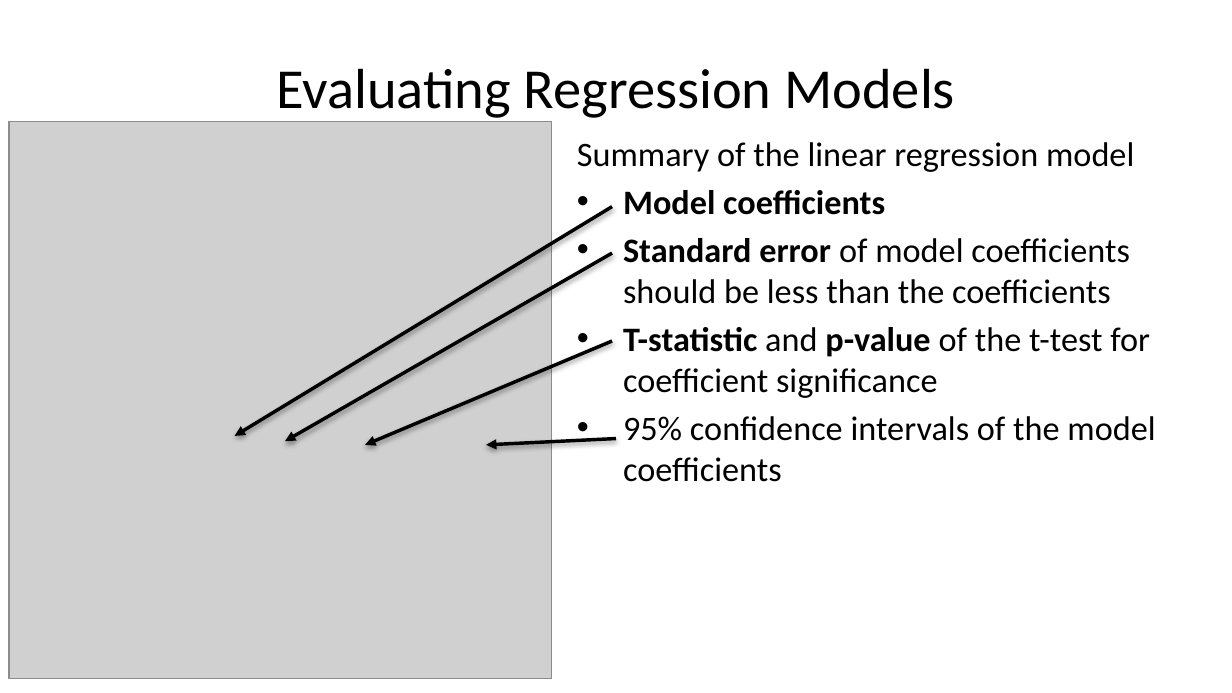
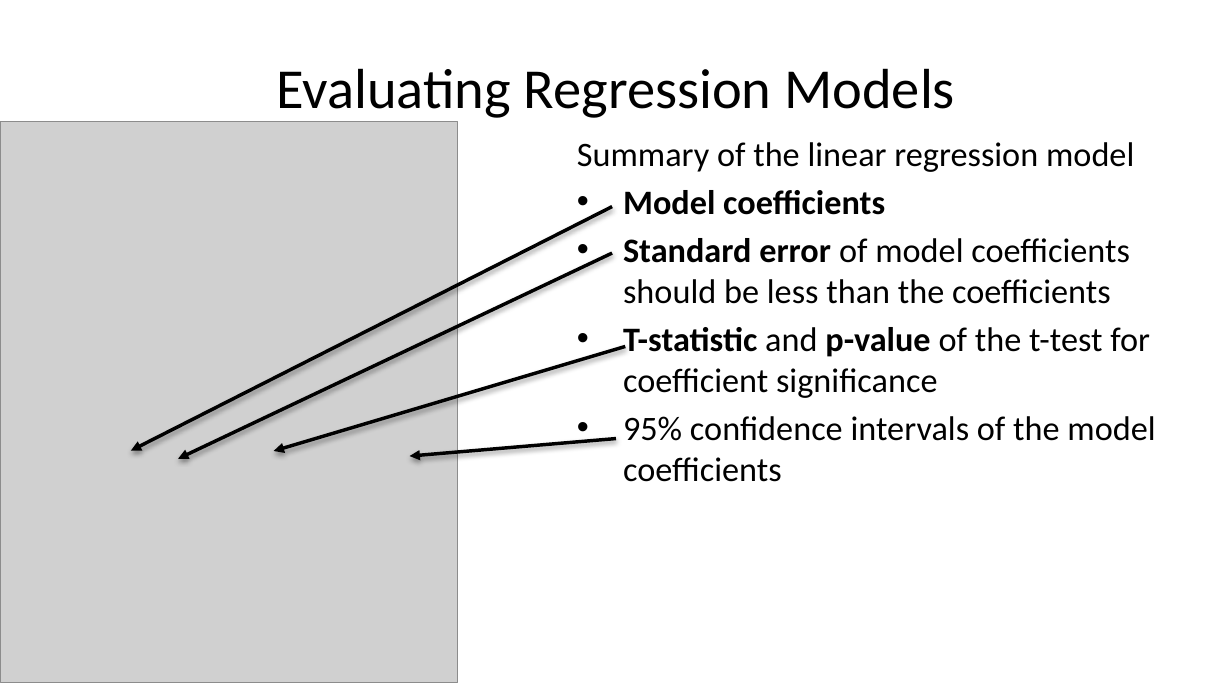
Before and after one commit to StephenElston/CSCI-E-83, a slide deck: slide 40 of LectureSlides/08_IntroductionToLinearModels.pptx. Drawn at 1232x693 pixels with LibreOffice and Linux fonts; fonts in the diff are those of the drawing; grey boxes stand for pictures. Boxes give left, top, right and bottom in pixels: in the first picture for what was removed or moved away, otherwise in the second. Text is boxed around its words. In the diff, an @@ line names an element or a change of style, - is before the commit and + after.

Commit message:
Updated linear model example slides

```diff
--- a/LectureSlides/08_IntroductionToLinearModels.pptx
+++ b/LectureSlides/08_IntroductionToLinearModels.pptx
@@ picture: place and size @@
-picture at <box>9,121,551,678</box>
+picture at <box>0,122,457,684</box>
@@ arrow moved from (612, 207) - (234, 436) to (612, 207) - (131, 451) @@
@@ arrow moved from (612, 253) - (285, 441) to (612, 253) - (179, 458) @@
@@ arrow moved from (612, 341) - (365, 445) to (626, 346) - (274, 451) @@
@@ arrow moved from (616, 439) - (487, 445) to (616, 439) - (409, 456) @@
```
Also in this commit, not shown: 3 other slides changed, 3 slides added, 1 slide removed.
